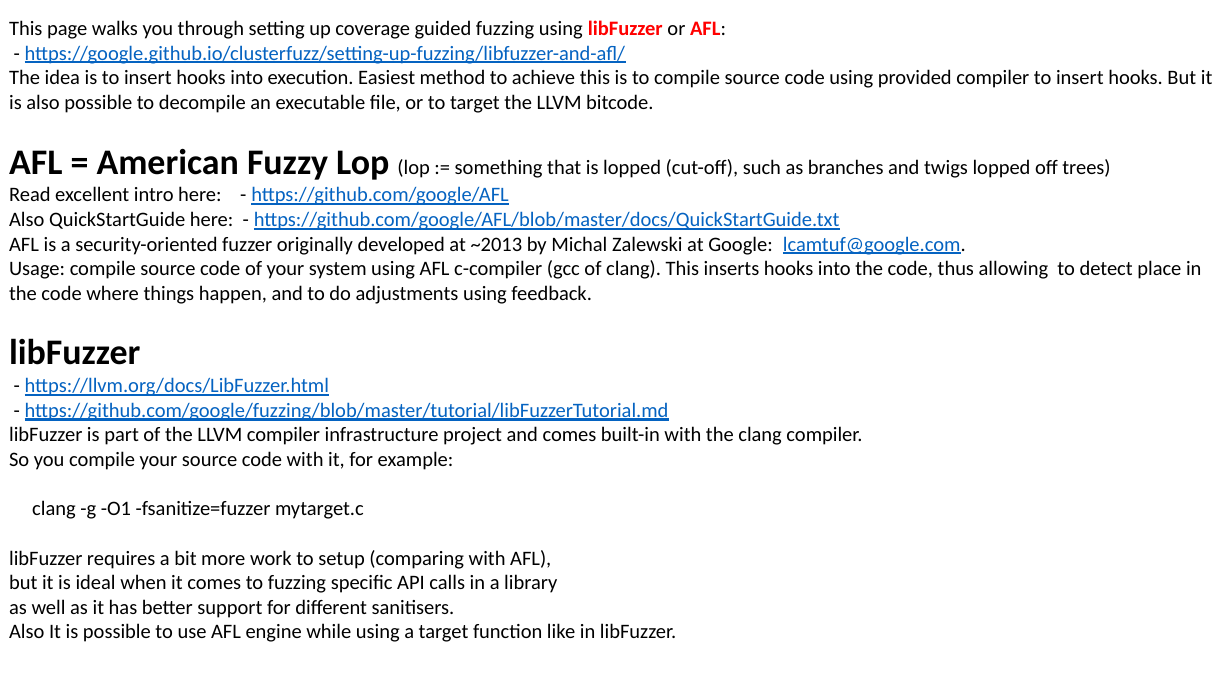
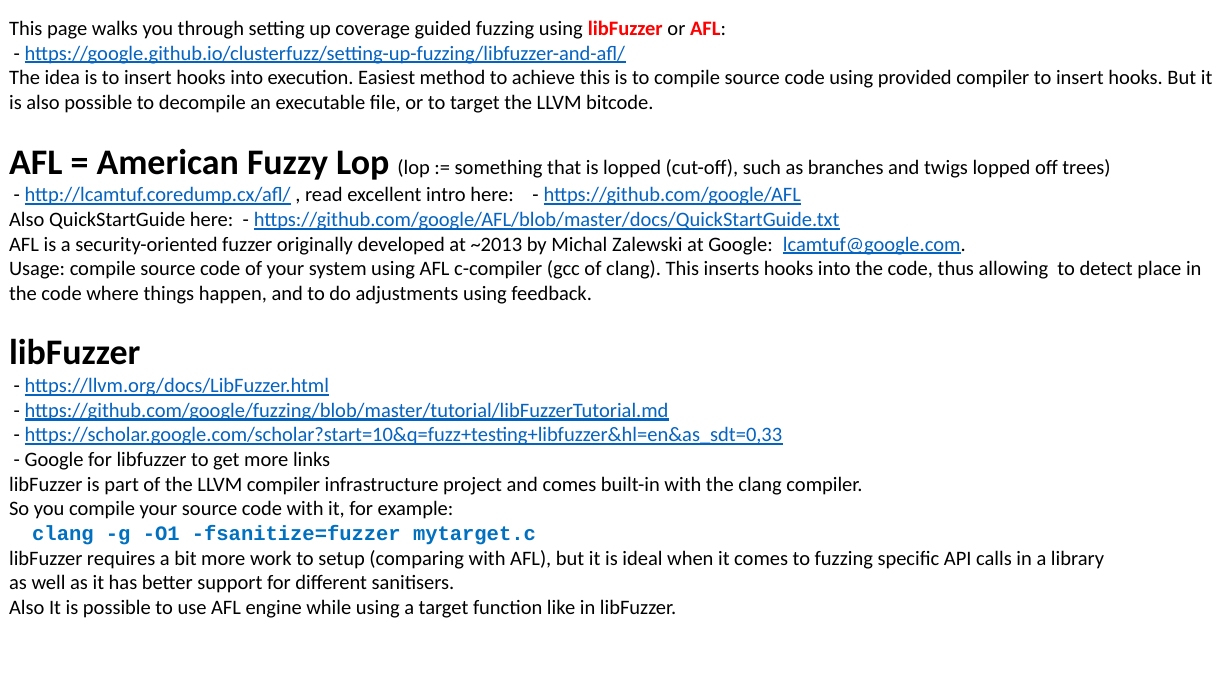
Before and after one commit to lselector/ml_ai_doc, a slide deck: slide 3 of fuzzing.pptx. Drawn at 1232x693 pixels with LibreOffice and Linux fonts; fonts in the diff are those of the drawing. Boxes give left, top, right and bottom in pixels: in the first picture for what was removed or moved away, otherwise in the second. Text is boxed around its words. In the diff, an @@ line names an element or a change of style, - is before the commit and + after.

```diff
--- a/fuzzing.pptx
+++ b/fuzzing.pptx
@@ text at (x1=25, y1=186, x2=802, y2=205): text changed @@
-Read excellent intro here: - https://github.com/google/AFL
+- http://lcamtuf.coredump.cx/afl/ , read excellent intro here: - https://github.com/google/AFL
@@ text at (x1=25, y1=426, x2=783, y2=470): paragraphs added @@
+- https://scholar.google.com/scholar?start=10&q=fuzz+testing+libfuzzer&hl=en&as_sdt=0,33
+- Google for libfuzzer to get more links
@@ text at (x1=32, y1=525, x2=536, y2=545): font Calibri to Courier New, text colour #000000 to #0070C0, bold on in "clang -g -O1 -fsanitize=fuzzer mytarget.c" @@
@@ text at (x1=9, y1=550, x2=1104, y2=569): text changed @@
-libFuzzer requires a bit more work to setup (comparing with AFL),
-but it is ideal when it comes to fuzzing specific API calls in a library
+libFuzzer requires a bit more work to setup (comparing with AFL), but it is ideal when it comes to fuzzing specific API calls in a library
```
Also in this commit, not shown: 1 other slide changed, 1 slide removed.
